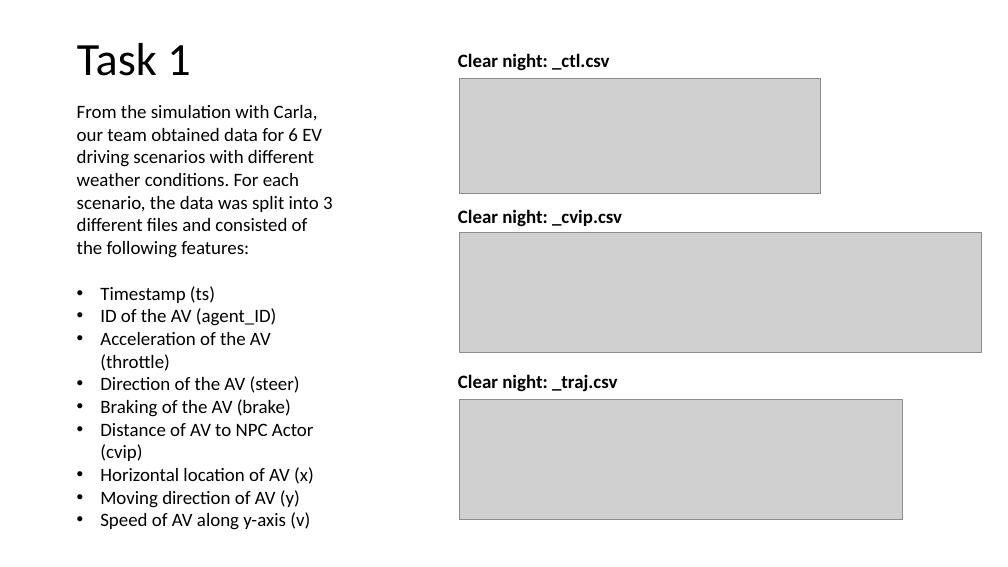
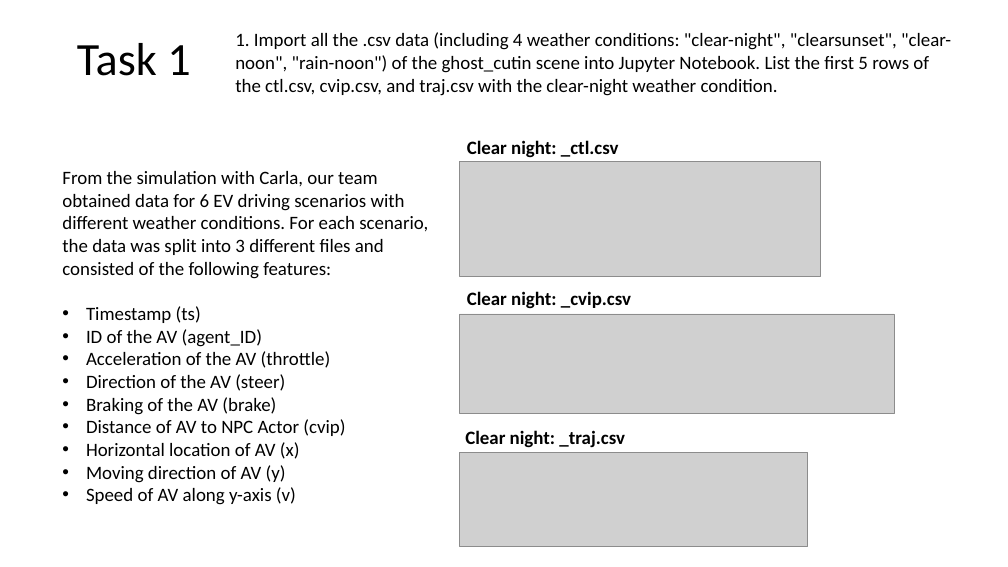
Before and after one commit to mrojaspell/MP1, a slide deck: slide 2 of mp1_powerpoint.pptx. Drawn at 1008x567 pixels with LibreOffice and Linux fonts; fonts in the diff are those of the drawing; grey boxes stand for pictures. Boxes give left, top, right and bottom in pixels: in the first picture for what was removed or moved away, otherwise in the second. Text is boxed around its words. In the diff, an @@ line names an element or a change of style, - is before the commit and + after.

```diff
--- a/mp1_powerpoint.pptx
+++ b/mp1_powerpoint.pptx
@@ text added at <box>235,32,951,96</box>, 18 pt, text #000000 @@
+1. Import all the .csv data (including 4 weather conditions: "clear-night", "clearsunset", "clear-noon", "rain-noon") of the ghost_cutin scene into Jupyter Notebook. List the first 5 rows of the ctl.csv, cvip.csv, and traj.csv with the clear-night weather condition.
@@ text "Clear night: _ctl.csv": place and size @@
-text "Clear night: _ctl.csv" at <box>458,53,610,71</box>
+text "Clear night: _ctl.csv" at <box>467,140,619,158</box>
@@ text "From the simulation with Carla, ..." rewrapped from <box>77,105,333,530</box> to <box>62,171,428,505</box> @@
@@ picture: place and size @@
-picture at <box>460,79,820,193</box>
+picture at <box>460,162,820,276</box>
@@ text "Clear night: _cvip.csv": place and size @@
-text "Clear night: _cvip.csv" at <box>458,209,622,227</box>
+text "Clear night: _cvip.csv" at <box>467,291,631,309</box>
@@ picture: place and size @@
-picture at <box>460,233,982,352</box>
+picture at <box>460,314,895,413</box>
@@ text "Clear night: _traj.csv": place and size @@
-text "Clear night: _traj.csv" at <box>458,374,618,392</box>
+text "Clear night: _traj.csv" at <box>465,430,625,448</box>
@@ picture: place and size @@
-picture at <box>460,399,903,520</box>
+picture at <box>460,452,808,547</box>
```
Also in this commit, not shown: 10 other slides changed, 2 slides added, 1 slide removed.
